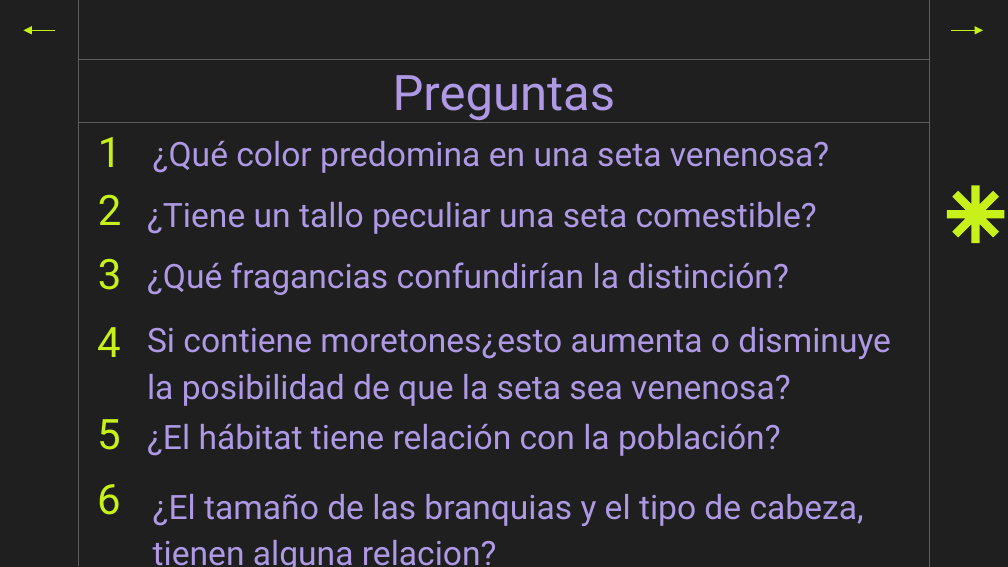
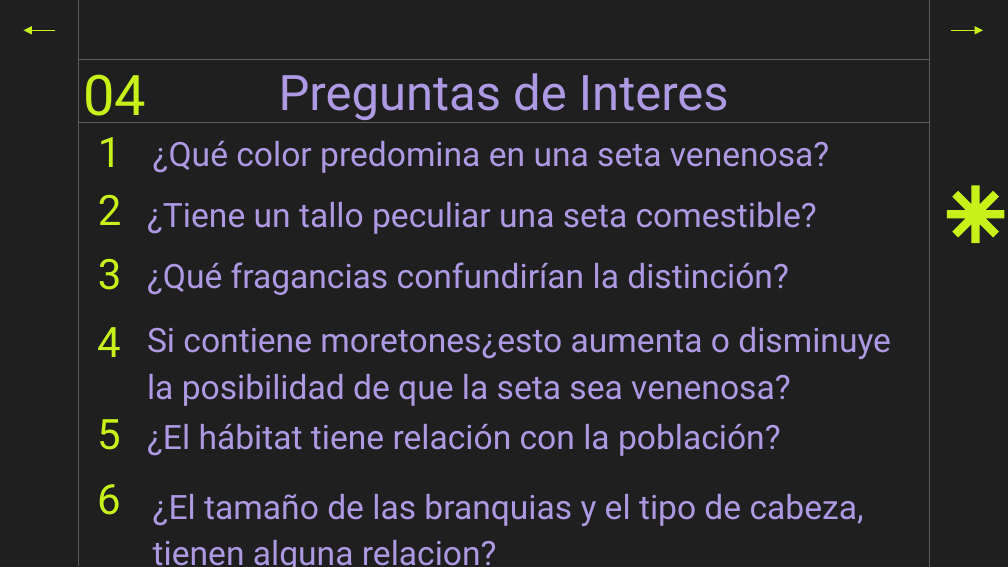
Before and after one commit to Sikriolc/DSCoder, a slide deck: slide 8 of DesafioFinalDS/Presentacion Final.pptx (slide 9 before the commit). Drawn at 1008x567 pixels with LibreOffice and Linux fonts; fonts in the diff are those of the drawing. Boxes give left, top, right and bottom in pixels: in the first picture for what was removed or moved away, otherwise in the second. Text is boxed around its words. In the diff, an @@ line names an element or a change of style, - is before the commit and + after.

```diff
--- a/DesafioFinalDS/Presentacion Final.pptx
+++ b/DesafioFinalDS/Presentacion Final.pptx
@@ ellipse added at [47, 59, 181, 126], 40 pt, text #C8F119 @@
+04
@@ title at [279, 73, 729, 120]: text changed @@
-Preguntas
+Preguntas de Interes
```
Also in this commit, not shown: 3 other slides changed, 1 slide removed.
